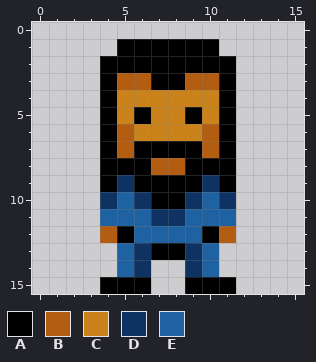
Two versions of one pixel-art sprite, src/res/player/stay2.png. The first picture shows the starting point.
The file is 16x16 pixels.
Palette (. is transparent): A #000000  B #b25d12  C #c9831a  D #0e3261  E #1f62a1
Pixels before, first column x 4:
 1 .AAAAAA.
 2 AAAAAAAA
 3 ABBAABBA
 4 ACCCCCCA
 5 ACACCACA
 6 ABCCCCBA
 7 ABAAAABA
 8 AAABBAAA
 9 ADAAAADA
10 DEDAADED
11 EEEDDEEE
12 BAEEEEAB
13 .EDAADE.
14 .ED..DE.
15 AAA..AAA
After:
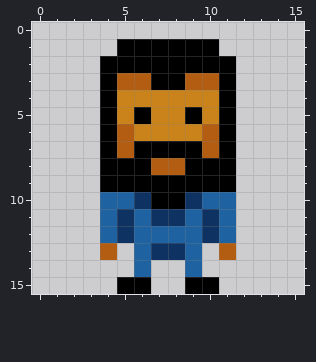
Change:
Colour D becomes colour A in row 9 at x 5 and 10.
The author put colour B in row 13 at x 4 and 11.
Colour A becomes colour D in row 12 at x 5 and 10; in row 13 at x 7 to 8.
Colour E becomes colour D in row 11 at x 5 and 10.
Colour B becomes colour E in row 12 at x 4 and 11.
Colour D becomes colour E in row 10 at x 4 and 11; in rows 13 to 14 at x 6 and 9.
Colour A is removed in row 15 at x 4 and 11.
Colour E is removed in rows 13 to 14 at x 5 and 10.
Boxes around the changes in both pictures, in picture pixels (x1, y1, x2, y2):
changed: (100, 175, 236, 294)
